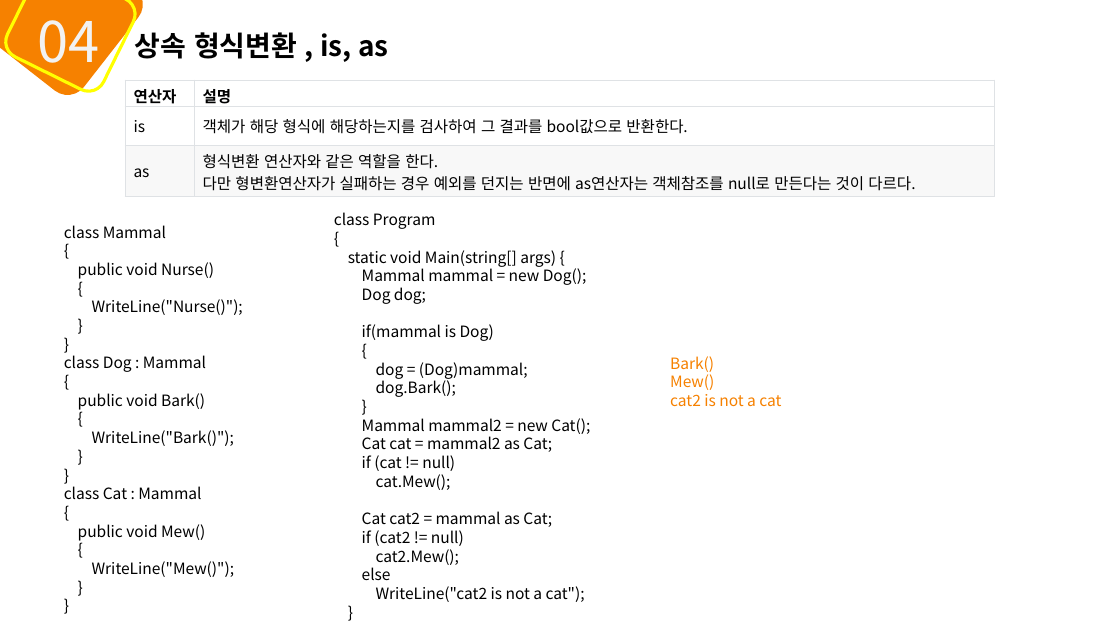
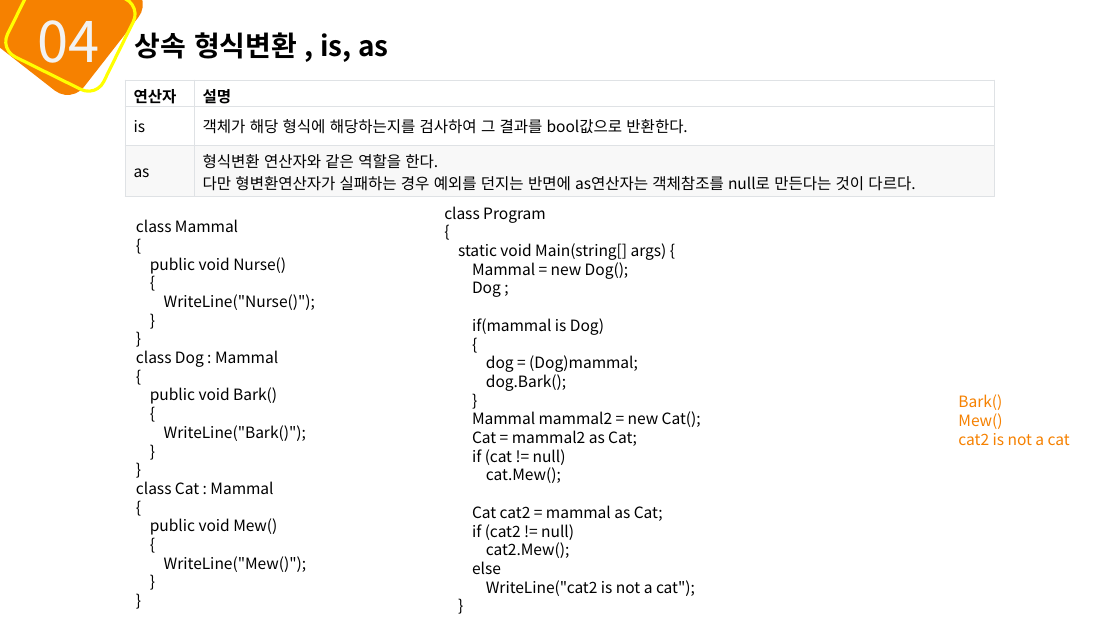
Before and after one commit to mins1119/C-, a slide deck: slide 43 of 2주차.pptx. Drawn at 1120x630 pixels with LibreOffice and Linux fonts; fonts in the diff are those of the drawing. Boxes give left, top, right and bottom in pixels: in the first picture for what was removed or moved away, otherwise in the second. Text is boxed around its words. In the diff, an @@ line names an element or a change of style, - is before the commit and + after.

```diff
--- a/2주차.pptx
+++ b/2주차.pptx
@@ text "class Program": place and size @@
-text "class Program" at [334,212,590,602]
+text "class Program" at [444,206,701,596]
@@ text "class Mammal": place and size @@
-text "class Mammal" at [64,225,243,577]
+text "class Mammal" at [136,219,315,572]
@@ text at [472,259,629,297]: text changed @@
-Mammal mammal = new Dog();
-Dog dog;
+Mammal = new Dog();
+Dog ;
@@ text "Bark()": place and size @@
-text "Bark()" at [670,356,781,406]
+text "Bark()" at [958,394,1070,446]
@@ text at [472,430,637,446]: text changed @@
-Cat cat = mammal2 as Cat;
+Cat = mammal2 as Cat;
```
Also in this commit, not shown: 47 other slides changed.
